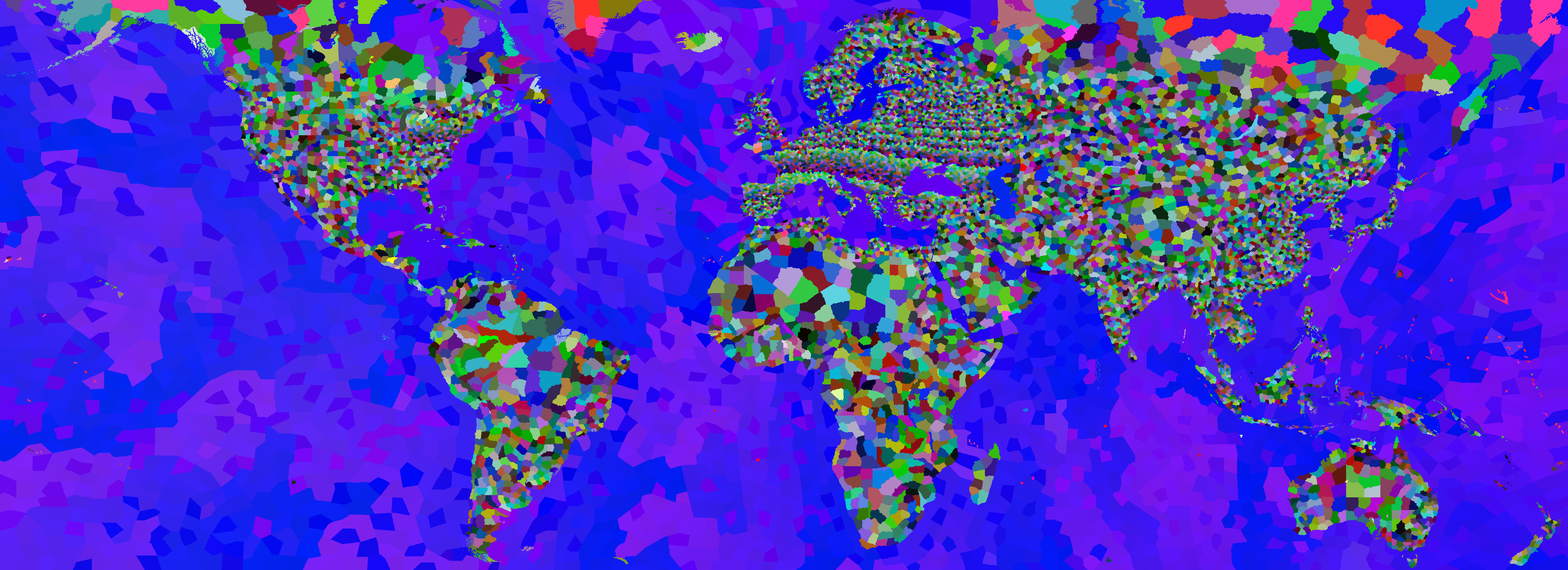
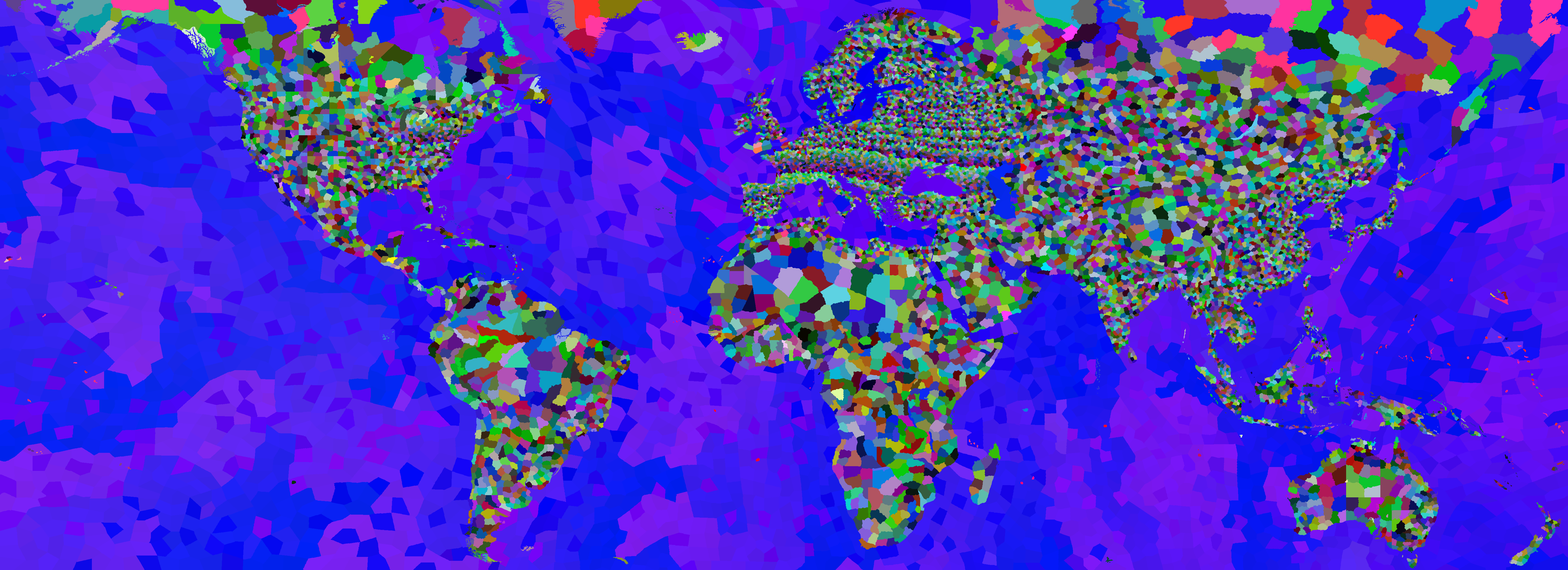
Layers edited between the first and the second 1568x570 image:
painted on "provinces.bmp" over (1490, 289, 1511, 300)
